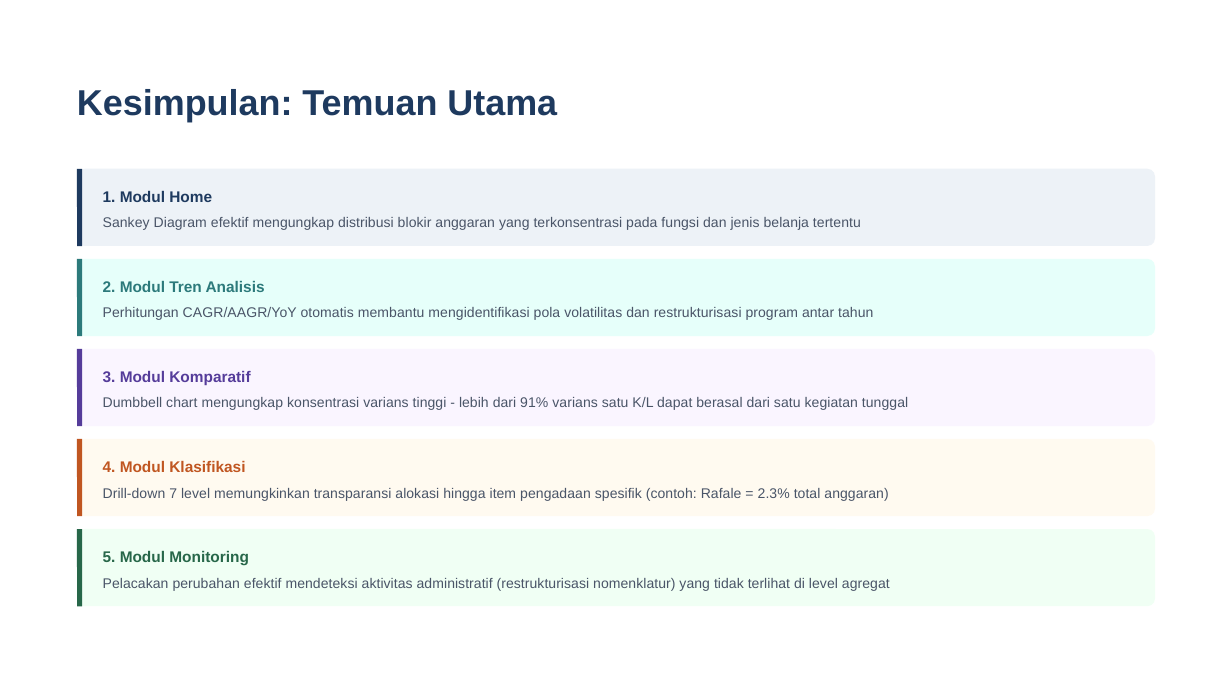
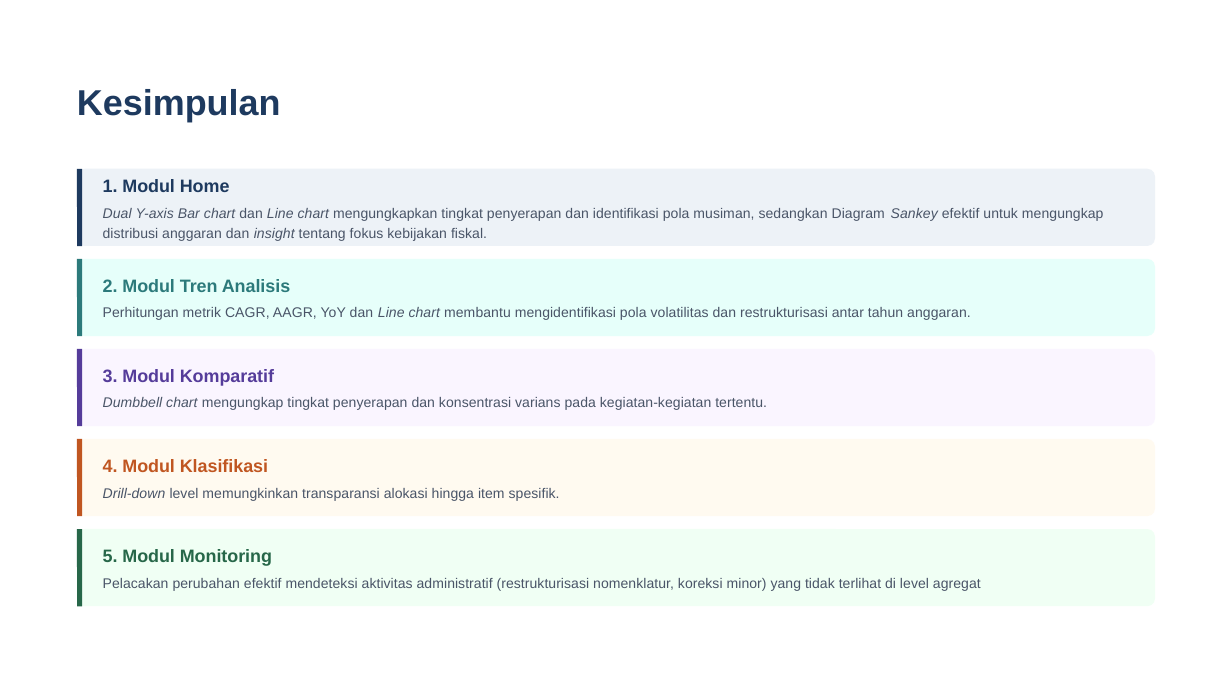
Before and after one commit to tubankum3/dashanggaran, a slide deck: slide 13 of Presentasi_Program Deliverables_Secondment pada Abid PMK DJA.pptx (slide 17 before the commit). Drawn at 1232x693 pixels with LibreOffice and Linux fonts; fonts in the diff are those of the drawing. Boxes give left, top, right and bottom in pixels: in the first picture for what was removed or moved away, otherwise in the second. Text is boxed around its words. In the diff, an @@ line names an element or a change of style, - is before the commit and + after.

```diff
--- a/Presentasi_Program Deliverables_Secondment pada Abid PMK DJA.pptx
+++ b/Presentasi_Program Deliverables_Secondment pada Abid PMK DJA.pptx
@@ text at (77, 89, 281, 122): text changed @@
-Kesimpulan: Temuan Utama
+Kesimpulan
@@ size 9 to 10.5 pt in 5 elements at (103, 279, 290, 292), (103, 369, 274, 386), (103, 459, 268, 472), (103, 549, 272, 566), (103, 179, 230, 192) @@
@@ text "1. Modul Home": place and size @@
-text "1. Modul Home" at (103, 191, 212, 202)
+text "1. Modul Home" at (103, 179, 230, 192)
@@ text at (103, 208, 1104, 241): text changed @@
-Sankey Diagram efektif mengungkap distribusi blokir anggaran yang terkonsentrasi pada fungsi dan jenis belanja tertentu
+Dual Y-axis Bar chart dan Line chart mengungkapkan tingkat penyerapan dan identifikasi pola musiman, sedangkan Diagram Sankey efektif untuk mengungkap distribusi anggaran dan insight tentang fokus kebijakan fiskal.
@@ text at (103, 307, 971, 320): text changed @@
-Perhitungan CAGR/AAGR/YoY otomatis membantu mengidentifikasi pola volatilitas dan restrukturisasi program antar tahun
+Perhitungan metrik CAGR, AAGR, YoY dan Line chart membantu mengidentifikasi pola volatilitas dan restrukturisasi antar tahun anggaran.
@@ text at (103, 397, 767, 410): text changed @@
-Dumbbell chart mengungkap konsentrasi varians tinggi - lebih dari 91% varians satu K/L dapat berasal dari satu kegiatan tunggal
+Dumbbell chart mengungkap tingkat penyerapan dan konsentrasi varians pada kegiatan-kegiatan tertentu.
@@ text at (103, 488, 560, 501): text changed @@
-Drill-down 7 level memungkinkan transparansi alokasi hingga item pengadaan spesifik (contoh: Rafale = 2.3% total anggaran)
+Drill-down level memungkinkan transparansi alokasi hingga item spesifik.
@@ text at (103, 578, 981, 591): text changed @@
-Pelacakan perubahan efektif mendeteksi aktivitas administratif (restrukturisasi nomenklatur) yang tidak terlihat di level agregat
+Pelacakan perubahan efektif mendeteksi aktivitas administratif (restrukturisasi nomenklatur, koreksi minor) yang tidak terlihat di level agregat
```
Also in this commit, not shown: 12 other slides changed, 4 slides removed, 2 other files.
